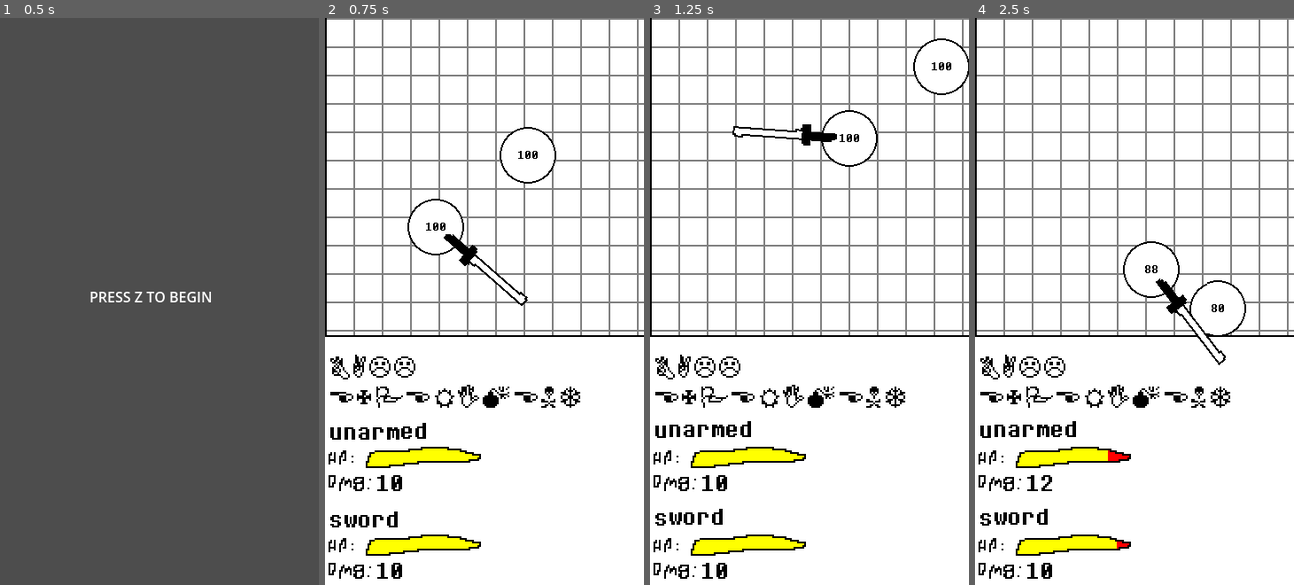
Above: before the commit, frames 1-4 (left to right).
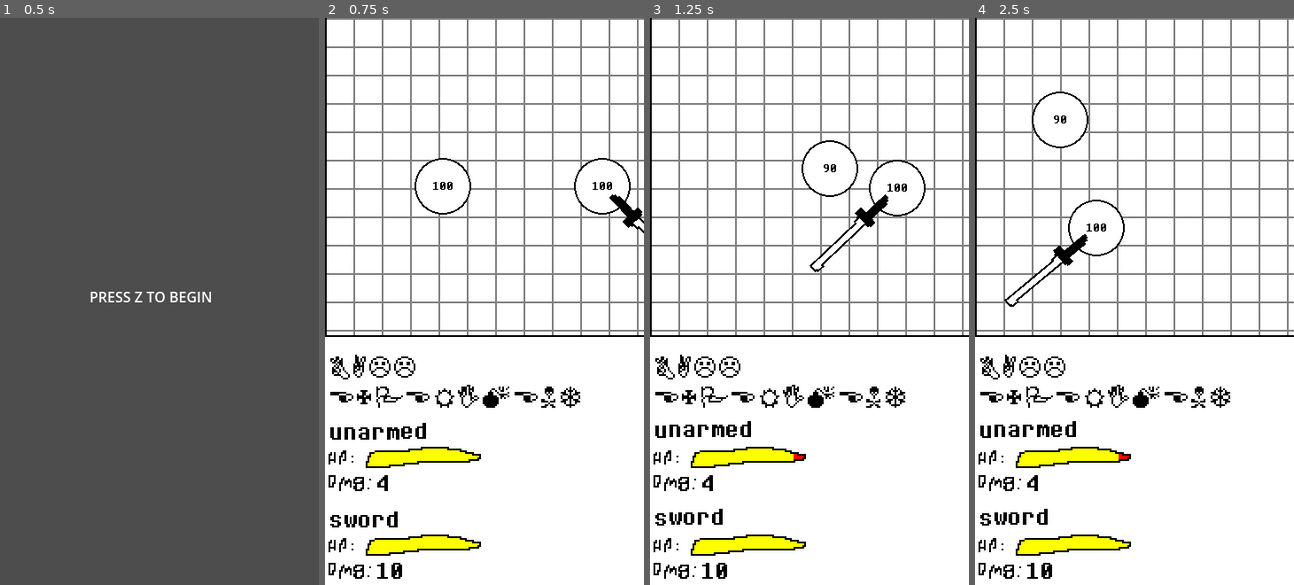
Above: after the commit, the same moments.

Repository: WXT1324/brainrot-balls
Game: Godot game, scene res://menu and gui stuff/menu.tscn
Two runs of this game, one before a commit and one after it. Both use one fixed random seed, a clock stepped at 60 frames per second and the inputs below. Before the commit the project starts from res://menu.tscn.
Inputs:
- Up to frame 1 (0.5 s): no input
- Up to frame 2 (0.75 s): tap Z at 0.5 s; hold Enter (ui_accept) from 0.53 s (still down)
- Up to frame 3 (1.25 s): keep holding Enter (ui_accept)
- Up to frame 4 (2.5 s): release Enter (ui_accept) at 1.28 s; tap Enter (ui_accept) at 1.35, 1.52, 1.82 s; hold Enter (ui_accept) from 2.03 s (still down)

Frame 1 is identical in both runs. In frame 2, 2.1% of the frame differs, in the area x 16-100%, y 19-84%; in frame 3, 2.3%; in frame 4, 2.3%, in the area x 9-85%, y 12-94%.

Commit message:
opengl compatibility mode

Diff:
--- a/balls/ball.gd
+++ b/balls/ball.gd
@@ -14,36 +14,34 @@
 @onready var sprite = get_node("sprite")
 
 @export var ball_speed = 200
-@export var inital_direction = Vector2(1,-1)
-@export var velocity = Vector2(ball_speed, ball_speed) * inital_direction
+@export var inital_direction = 0
 
-const collision_buffer = 0.1
+var velocity = Vector2(cos(inital_direction),sin(inital_direction)) * ball_speed
+
+const collision_buffer = 0.05
 var collision_timer = collision_buffer
 
 func _physics_process(delta):
 	var collision_info = move_and_collide(velocity * delta)
 	if collision_info:
+		var object = collision_info.get_collider()
 		$collide.play()
 		velocity = velocity.bounce(collision_info.get_normal())
 
+		if collision_timer < 0.0:
+			if object is Node and object.is_in_group("ball"):
+				_collision_specifics(object)
+			collision_timer = collision_buffer
+
+	collision_timer -= delta
+
 	hp_bar.text = "[center]" + str(hp)
-	print(collision_timer)
-	if collision_timer > 0.0: collision_timer -= delta
 
-func _integrate_forces(state: PhysicsDirectBodyState2D) -> void:
-		for i in range(state.get_contact_count()):
-			var other: Object = state.get_contact_collider_object(i)
-			if ball_name != "unarmed": continue
-			if other is Node and other.is_in_group("ball"):
-				if collision_timer <= 0.0:
-					_collision_specifics(other)
-					collision_timer = collision_buffer
 
 func _collision_specifics(other):
 	pass
 
 func _damage(amount):
-	print(name, hp)
 	hp -= amount
 	hurt_sfx.play()
 
--- a/balls/melee/melee.tscn
+++ b/balls/melee/melee.tscn
@@ -29,6 +29,7 @@
 collision_mask = 3
 physics_material_override = ExtResource("1_nqw4m")
 gravity_scale = 0.0
+lock_rotation = true
 custom_integrator = true
 continuous_cd = 2
 contact_monitor = true
--- a/balls/melee/weapon_melee.gd
+++ b/balls/melee/weapon_melee.gd
@@ -3,25 +3,26 @@
 
 var damage = 10
 
-const collision_buffer = 0.05
+const collision_buffer = 0.1
 var collision_timer = collision_buffer
 
-var hit_direction = 1
+@export var melee_direction = 1
+@export var weapon_rotation_velocity = 5.0
 
 func _physics_process(delta):
-	if collision_timer > 0.0: collision_timer -= delta
+	collision_timer -= delta
 
-func _integrate_forces(state: PhysicsDirectBodyState2D) -> void:
+	angular_velocity = weapon_rotation_velocity * melee_direction
 
-	angular_velocity = 5 * hit_direction
-
+func _integrate_forces(state):
 	for i in range(state.get_contact_count()):
 		var other: Object = state.get_contact_collider_object(i)
 		if other is Node and other.is_in_group("ball"):
 			if collision_timer <= 0.0:
-				hit_direction = -hit_direction
+				melee_direction = -melee_direction
 				_collision_specifics(other)
 				collision_timer = collision_buffer
 
+
 func _collision_specifics(other):
 	pass
--- a/balls/unarmed/unarmed.gd
+++ b/balls/unarmed/unarmed.gd
@@ -1,9 +1,6 @@
 extends ball
 
 func _collision_specifics(other):
-	velocity += Vector2(ball_speed/8, ball_speed/8) * sign(velocity)
-	damage += 2
-	if other.is_in_group("melee"):
-		other.get_parent()._damage(damage)
-	else:
-		other._damage(damage)
+	velocity += Vector2(ball_speed/4, ball_speed/4) * sign(velocity)
+	damage += 1
+	other._damage(damage)
--- a/balls/unarmed/unarmed.tscn
+++ b/balls/unarmed/unarmed.tscn
@@ -8,7 +8,7 @@
 [ext_resource type="AudioStream" uid="uid://b8e07iartdf6e" path="res://sfx/player_damage.wav" id="5_sy0bg"]
 
 [sub_resource type="CircleShape2D" id="CircleShape2D_x117b"]
-radius = 30.066593
+radius = 31.016125
 
 [sub_resource type="Theme" id="Theme_swmic"]
 default_font = ExtResource("3_x117b")
@@ -18,10 +18,11 @@
 collision_mask = 3
 physics_material_override = ExtResource("1_3dlqi")
 gravity_scale = 0.0
+lock_rotation = true
 custom_integrator = true
 continuous_cd = 2
 contact_monitor = true
-max_contacts_reported = 10
+max_contacts_reported = 100
 script = ExtResource("1_1p0fq")
 metadata/_custom_type_script = "uid://4xlm36coruip"
 
--- a/battle/battle.gd
+++ b/battle/battle.gd
@@ -1,6 +1,11 @@
 extends Node2D
 
 @onready var stats = {"unarmed": [100,10]}
+
+func _ready():
+	for i in $contenders.get_children():
+		if i == null: continue
+		i.inital_direction += randf_range(-PI, PI)
 
 func _process(delta):
 	for i in $contenders.get_children():
--- a/battle/battle.tscn
+++ b/battle/battle.tscn
@@ -45,17 +45,14 @@
 [node name="contenders" type="Node2D" parent="." unique_id=1215222763]
 
 [node name="unarmed" parent="contenders" unique_id=342273841 instance=ExtResource("1_mqutd")]
-position = Vector2(186, 198)
-max_contacts_reported = 100
-damage = 10
+position = Vector2(90, 190)
+damage = 4
 ball_speed = 400
-inital_direction = Vector2(-0.8, 0)
 
 [node name="Melee" parent="contenders" unique_id=1860208328 instance=ExtResource("6_l1kiu")]
-position = Vector2(82, 279)
+position = Vector2(270, 190)
 max_contacts_reported = 100
 ball_name = "sword"
-inital_direction = Vector2(0.9, -1)
 
 [node name="border" type="StaticBody2D" parent="." unique_id=1621032940]
 
--- a/menu.gd
+++ b/menu and gui stuff/menu.gd
@@ -1,6 +1,4 @@
 extends Node2D
-
-
 
 func _input(event):
 	if event.is_action_pressed("ui_accept"):
--- a/menu.tscn
+++ b/menu and gui stuff/menu.tscn
@@ -1,6 +1,6 @@
 [gd_scene format=3 uid="uid://bramsg303l60r"]
 
-[ext_resource type="Script" uid="uid://defa8u7g3k633" path="res://menu.gd" id="1_lti8b"]
+[ext_resource type="Script" uid="uid://defa8u7g3k633" path="res://menu and gui stuff/menu.gd" id="1_lti8b"]
 
 [node name="menu" type="Node2D" unique_id=2054511379]
 script = ExtResource("1_lti8b")
--- /dev/null
+++ b/menu and gui stuff/vs.tscn
@@ -0,0 +1,3 @@
+[gd_scene format=3 uid="uid://blk7qrg2hlc1t"]
+
+[node name="vs" type="CanvasLayer" unique_id=1678272161]
--- a/project.godot
+++ b/project.godot
@@ -70,9 +70,12 @@
 
 [physics]
 
+common/max_physics_steps_per_frame=24
 3d/physics_engine="Jolt Physics"
 
 [rendering]
 
 textures/canvas_textures/default_texture_filter=0
 rendering_device/driver.windows="d3d12"
+renderer/rendering_method="gl_compatibility"
+renderer/rendering_method.mobile="gl_compatibility"
Renamed: menu.gd.uid -> menu and gui stuff/menu.gd.uid
